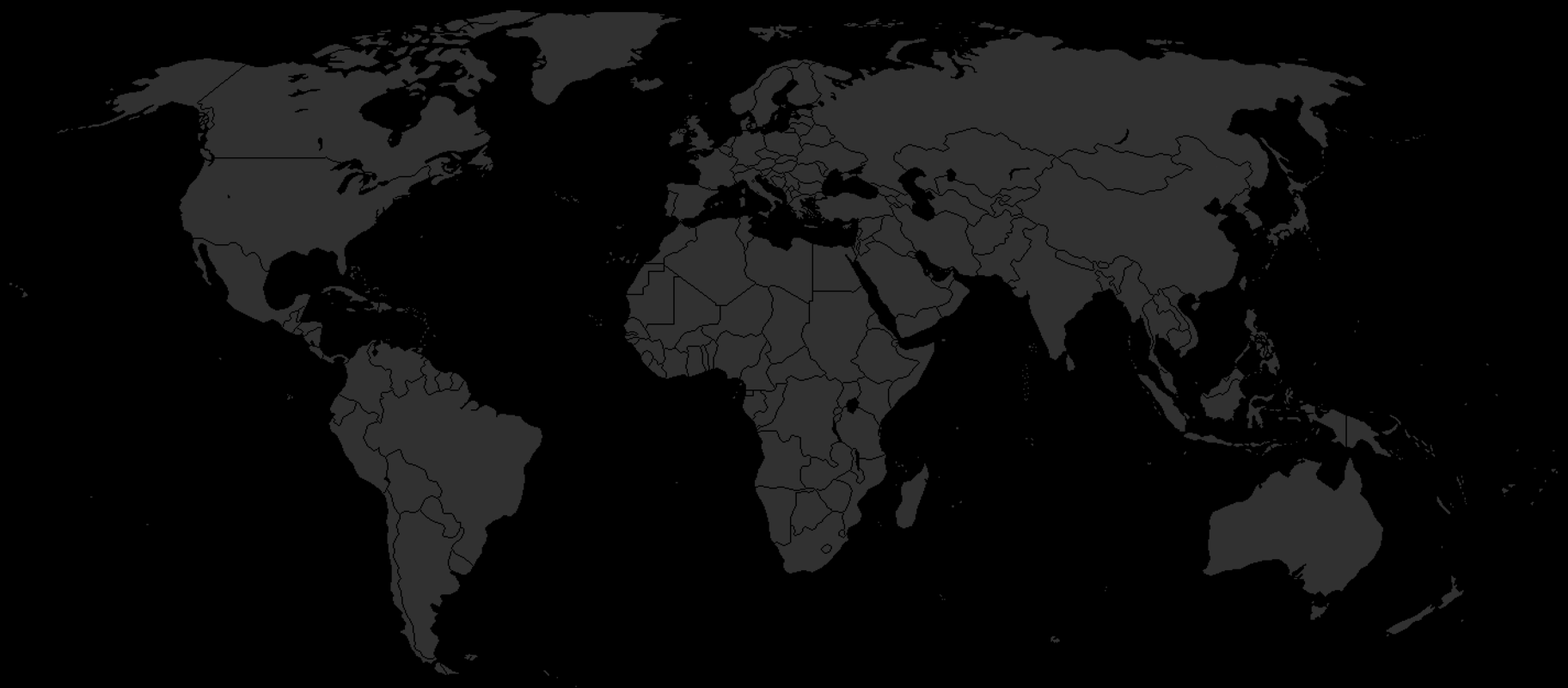
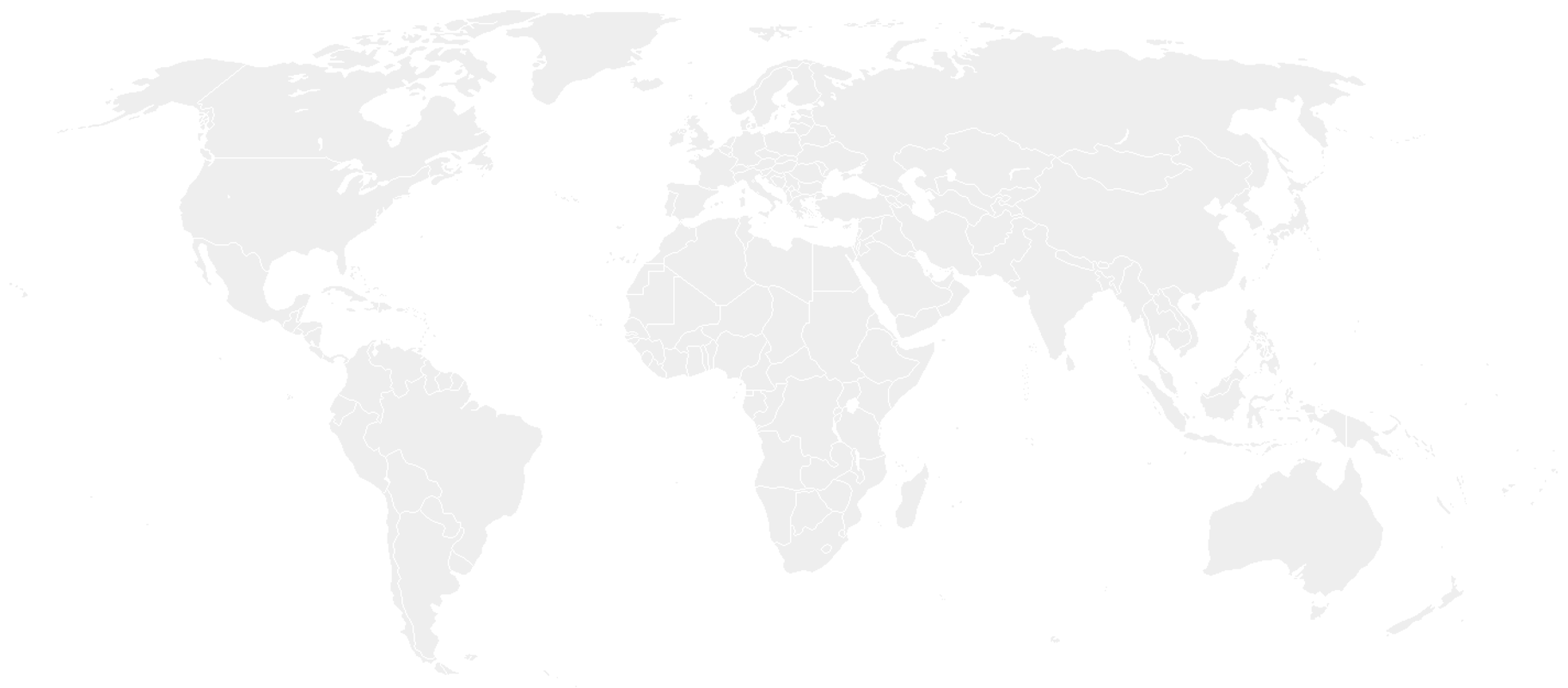
Two versions of the same layered image (1568x688). Layer-by-layer changes:
painted on "Capa 0" over [9, 10, 1558, 687]
added layer "Capa 2" above "Capa 0 copia" over [0, 0, 1568, 688]
hid "Capa 1" over [0, 0, 1568, 688]
